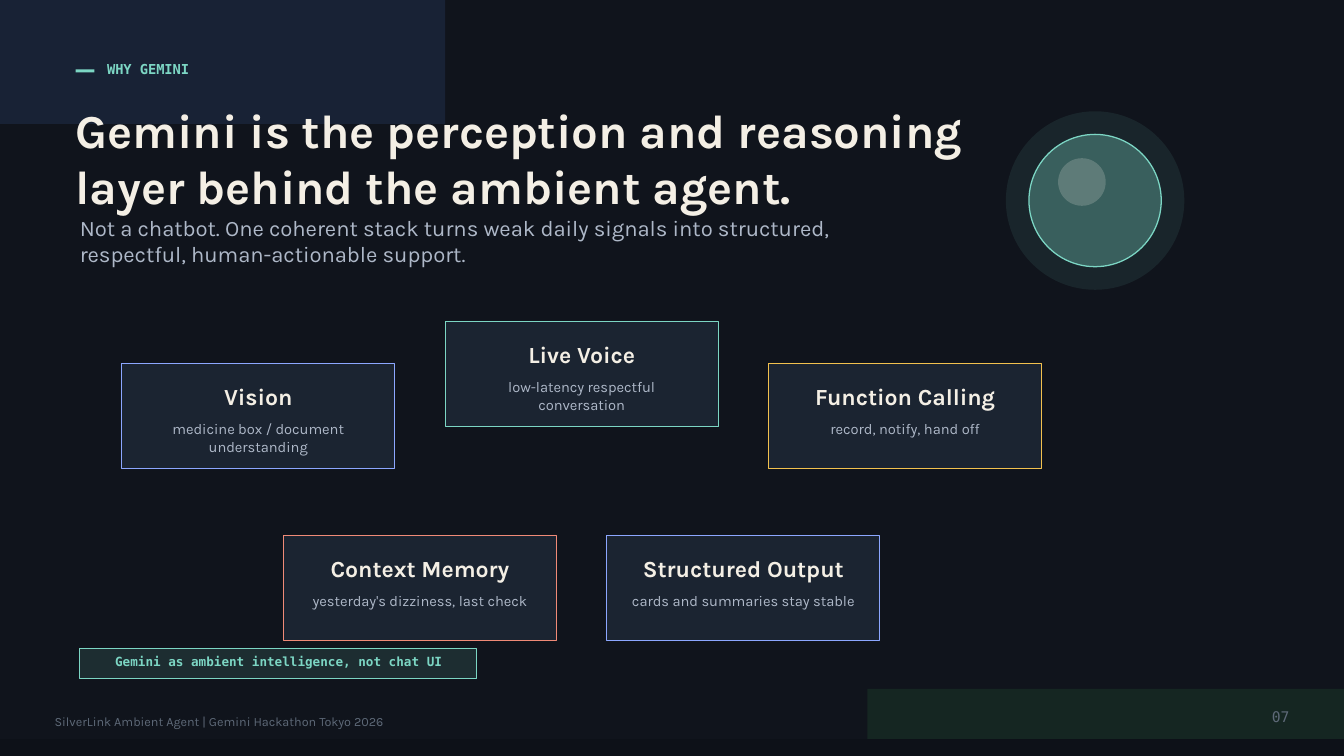
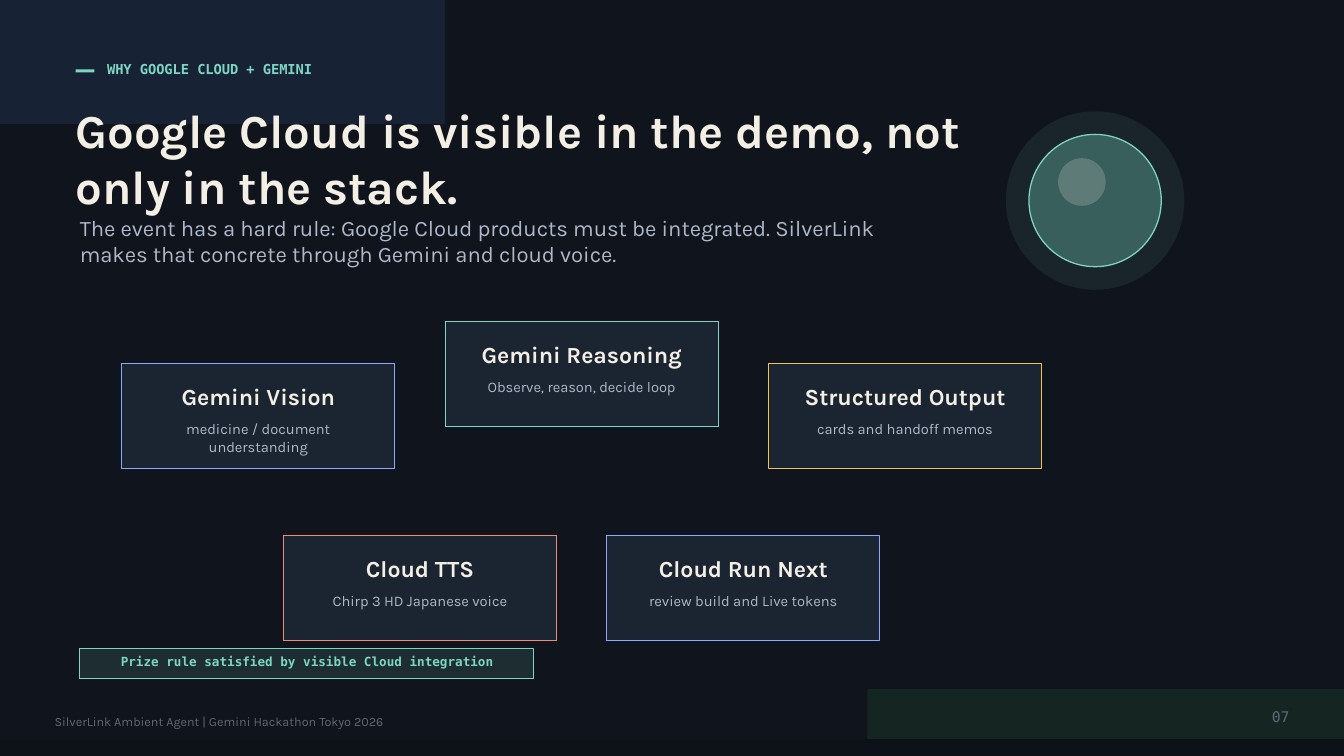
Before and after one commit to Luckyseal/silverlink-gemini-agent, a slide deck: slide 7 of outputs/019e23f1-a7b1-79c1-92f4-adc2fd8a0855/presentations/silverlink-hackathon-pitch/output/silverlink-winner-level-pitch-speaker-notes.pptx. Drawn at 1344x756 pixels with LibreOffice and Linux fonts; fonts in the diff are those of the drawing. Boxes give left, top, right and bottom in pixels: in the first picture for what was removed or moved away, otherwise in the second. Text is boxed around its words. In the diff, an @@ line names an element or a change of style, - is before the commit and + after.

Commit message:
docs: align pitch with luma solo demo

```diff
--- a/outputs/019e23f1-a7b1-79c1-92f4-adc2fd8a0855/presentations/silverlink-hackathon-pitch/output/silverlink-winner-level-pitch-speaker-notes.pptx
+++ b/outputs/019e23f1-a7b1-79c1-92f4-adc2fd8a0855/presentations/silverlink-hackathon-pitch/output/silverlink-winner-level-pitch-speaker-notes.pptx
@@ text at [107,64,312,74]: text changed @@
-WHY GEMINI
+WHY GOOGLE CLOUD + GEMINI
@@ text at [76,114,960,216]: text changed @@
-Gemini is the perception and reasoning layer behind the ambient agent.
+Google Cloud is visible in the demo, not only in the stack.
@@ text at [80,215,874,268]: text changed @@
-Not a chatbot. One coherent stack turns weak daily signals into structured, respectful, human-actionable support.
+The event has a hard rule: Google Cloud products must be integrated. SilverLink makes that concrete through Gemini and cloud voice.
@@ text at [482,346,681,369]: text changed @@
-Live Voice
+Gemini Reasoning
@@ text at [182,388,334,406]: text changed @@
-Vision
+Gemini Vision
@@ text at [488,382,676,396]: text changed @@
-low-latency respectful conversation
+Observe, reason, decide loop
@@ text at [805,389,1006,410]: text changed @@
-Function Calling
+Structured Output
@@ text at [186,424,331,456]: text changed @@
-medicine box / document understanding
+medicine / document understanding
@@ text at [817,424,992,434]: text changed @@
-record, notify, hand off
+cards and handoff memos
@@ text at [366,561,474,578]: text changed @@
-Context Memory
+Cloud TTS
@@ text at [659,561,828,578]: text changed @@
-Structured Output
+Cloud Run Next
@@ text at [333,596,507,610]: text changed @@
-yesterday's dizziness, last check
+Chirp 3 HD Japanese voice
@@ text at [649,596,838,606]: text changed @@
-cards and summaries stay stable
+review build and Live tokens
@@ rectangle: place and size @@
-rectangle at [80,649,477,679]
+rectangle at [80,649,533,679]
@@ text at [121,656,494,669]: text changed @@
-Gemini as ambient intelligence, not chat UI
+Prize rule satisfied by visible Cloud integration
```
Also in this commit, not shown: 1 other slide changed, 13 other files.
